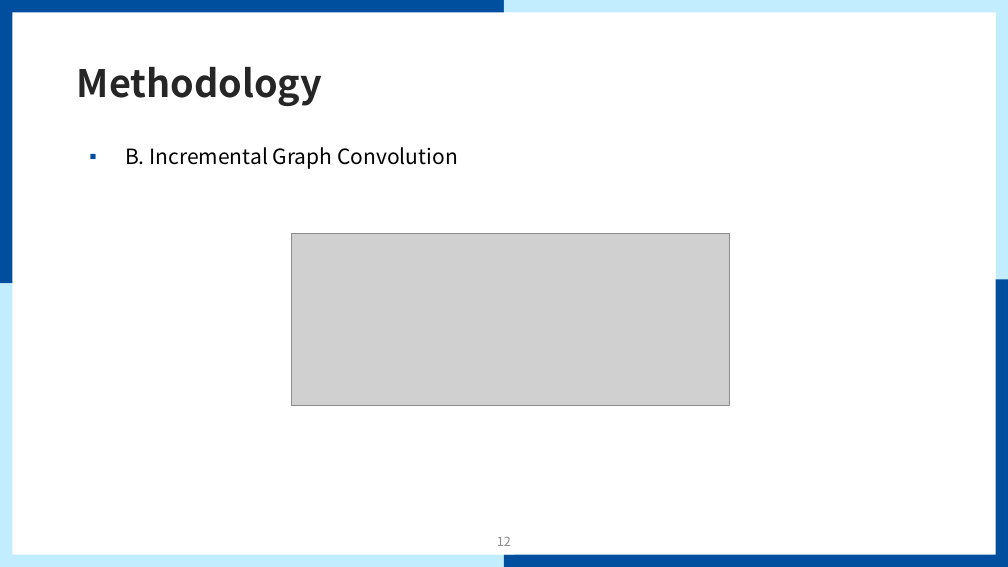
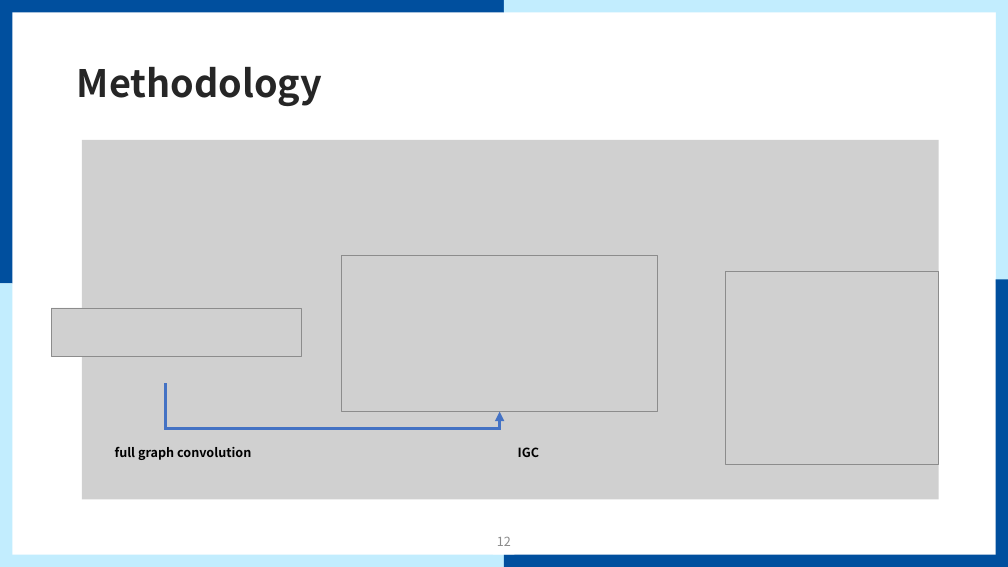
Before and after one commit to mmvv11/GraduateStudies, a slide deck: slide 12 of papers/review/Causal Incremental Graph Convolution for review.pptx. Drawn at 1008x567 pixels with LibreOffice and Linux fonts; fonts in the diff are those of the drawing; grey boxes stand for pictures; background and template pictures are left out. Boxes give left, top, right and bottom in pixels: in the first picture for what was removed or moved away, otherwise in the second. Text is boxed around its words. In the diff, an @@ line names an element or a change of style, - is before the commit and + after.

```diff
--- a/papers/review/Causal Incremental Graph Convolution for review.pptx
+++ b/papers/review/Causal Incremental Graph Convolution for review.pptx
@@ picture added at <box>82,140,938,500</box> @@
@@ text removed at <box>125,147,458,169</box> @@
-▪ B. Incremental Graph Convolution
@@ picture: place and size @@
-picture at <box>291,234,729,406</box>
+picture at <box>342,256,658,412</box>
@@ picture added at <box>726,271,939,464</box> @@
@@ group added at <box>51,308,539,460</box>: 2 texts, 1 elbow arrow, 1 picture @@
+full graph convolution
+IGC
```
Also in this commit, not shown: 13 slides added, 2 slides removed.
